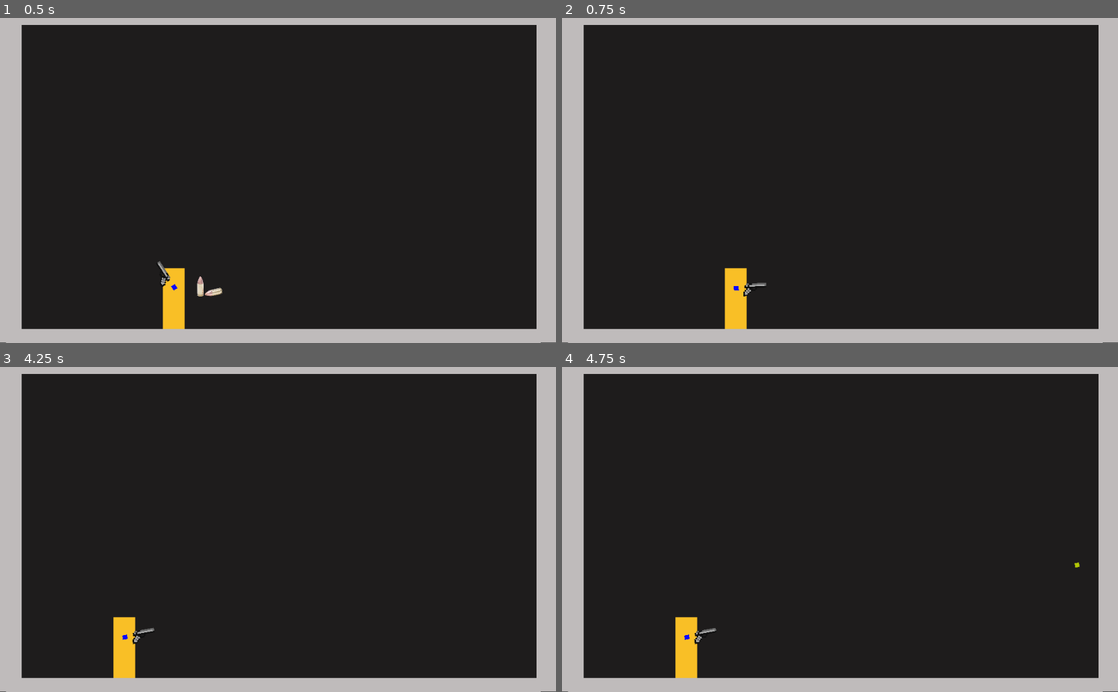
Above: before the commit, frames 1-4 (two rows, left to right).
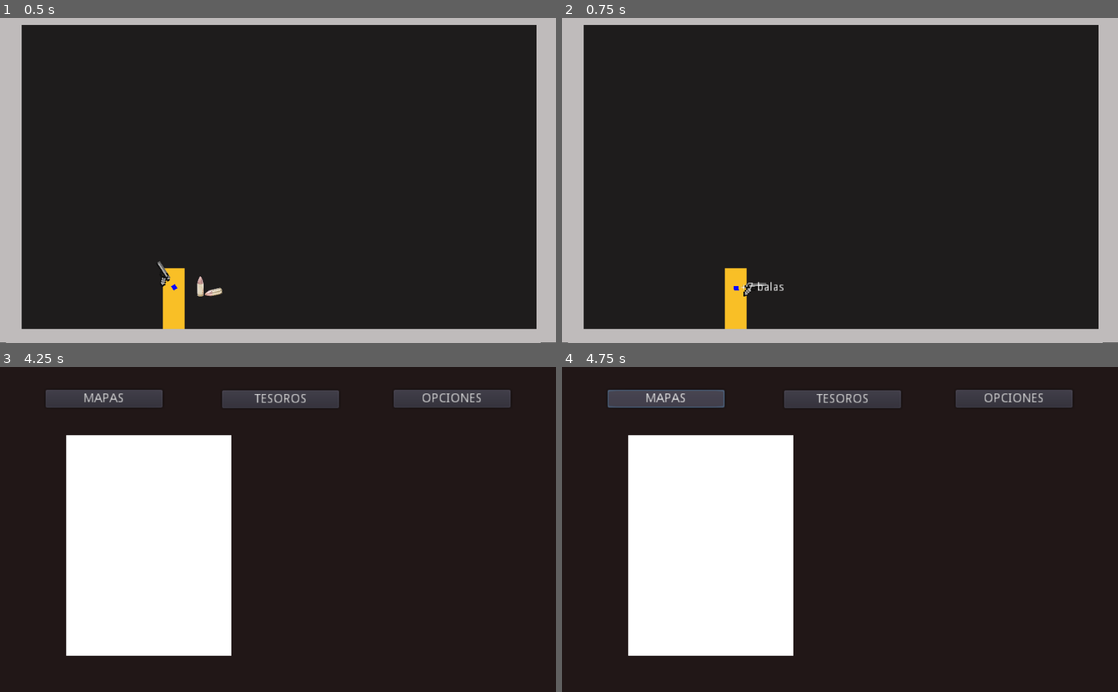
Above: after the commit, the same moments.

Repository: RubyEnoshima/JuegoRE
Game: Godot game, scene res://mapaDebug.tscn
The game is run twice, just before and just after one commit, with the same random seed, the same clock (stepped at 60 frames per second) and the same inputs. Sound files missing from this copy of the repository are replaced by a short silence.
Inputs (mouse positions are in pixels of both pictures, inside the frame that each line leads up to):
- Up to frame 1 (0.5 s): no input
- Up to frame 2 (0.75 s): move the mouse to (773, 287) at 0.52 s; hold Shift (correr) from 0.53 s (still down); tap E (coger) at 0.6 s
- Up to frame 3 (4.25 s): tap Enter at 1.25 s; move the mouse to (166, 545) at 1.27 s; release Shift (correr) at 1.28 s; hold Left (mov_izq) 1.28-2.03 s; tap Shift (correr) at 1.35 s; click (166, 545) at 1.55 s; move the mouse to (333, 458) at 2.02 s; hold Right (mov_der) 2.03-2.78 s; click (333, 458) at 2.1 s; move the mouse to (250, 594) at 2.77 s; tap Right (mov_der) at 2.85 s; tap R (recargar) at 3.05, 3.6 s; tap Space at 3.5 s; move the mouse to (444, 578) at 3.52 s; hold Left (mov_izq) from 3.53 s (still down); tap E (coger) at 3.8 s; tap Escape (menu, bound only after the commit) at 4.15 s
- Up to frame 4 (4.75 s): release Left (mov_izq) at 4.25 s; click (667, 399) at 4.25 s, where only the run after the commit has a clickable "MAPAS"

Frame 1 is identical in both runs. In frame 2, less than 0.1% of the frame differs, in the area x 32-40%, y 81-84%; in frame 3, 37%; in frame 4, 38%, in the area x 0-100%, y 0-100%.

Commit message:
Menú en desarrollo

Diff:
--- /dev/null
+++ b/Escenas/Menu/Menu.tscn
@@ -0,0 +1,62 @@
+[gd_scene format=2]
+
+[node name="MenuPausa" type="Node2D"]
+
+[node name="ColorRect" type="ColorRect" parent="."]
+margin_left = -39.0
+margin_top = -30.0
+margin_right = 1089.0
+margin_bottom = 628.0
+color = Color( 0.133333, 0.0941176, 0.0941176, 1 )
+__meta__ = {
+"_edit_use_anchors_": false
+}
+
+[node name="ColorRect2" type="ColorRect" parent="."]
+margin_left = 122.177
+margin_top = 126.101
+margin_right = 426.177
+margin_bottom = 533.101
+__meta__ = {
+"_edit_use_anchors_": false
+}
+
+[node name="Botones" type="Control" parent="."]
+margin_right = 1027.0
+margin_bottom = 97.0
+__meta__ = {
+"_edit_use_anchors_": false
+}
+
+[node name="Mapas" type="Button" parent="Botones"]
+margin_left = 84.0576
+margin_top = 41.9385
+margin_right = 214.058
+margin_bottom = 61.9385
+rect_scale = Vector2( 1.65681, 1.65681 )
+text = "MAPAS"
+__meta__ = {
+"_edit_use_anchors_": false
+}
+
+[node name="Opciones" type="Button" parent="Botones"]
+margin_left = 725.357
+margin_top = 41.9385
+margin_right = 855.357
+margin_bottom = 61.9385
+rect_scale = Vector2( 1.65681, 1.65681 )
+text = "OPCIONES"
+__meta__ = {
+"_edit_use_anchors_": false
+}
+
+[node name="Tesoros" type="Button" parent="Botones"]
+margin_left = 409.117
+margin_top = 43.1984
+margin_right = 539.117
+margin_bottom = 63.1984
+rect_scale = Vector2( 1.65681, 1.65681 )
+text = "TESOROS"
+__meta__ = {
+"_edit_use_anchors_": false
+}
--- a/Escenas/Objetos/MunicionPistola.tscn
+++ b/Escenas/Objetos/MunicionPistola.tscn
@@ -6,6 +6,9 @@
 
 [sub_resource type="RectangleShape2D" id=1]
 extents = Vector2( 17.2122, 12.5359 )
+
+[sub_resource type="CircleShape2D" id=2]
+radius = 93.0297
 
 [node name="MunicionPistola" instance=ExtResource( 1 )]
 scale = Vector2( 1.52541, 1.52541 )
@@ -16,18 +19,13 @@
 scale = Vector2( 0.170975, 0.174771 )
 texture = ExtResource( 3 )
 
-[node name="ColorRect" type="ColorRect" parent="." index="1"]
-visible = false
-margin_left = -19.4454
-margin_top = -18.7383
-margin_right = 20.5546
-margin_bottom = 21.2617
-color = Color( 1, 0, 0, 1 )
-__meta__ = {
-"_edit_use_anchors_": false
-}
-
-[node name="CollisionShape2D" type="CollisionShape2D" parent="." index="2"]
+[node name="CollisionShape2D" type="CollisionShape2D" parent="." index="1"]
 visible = false
 position = Vector2( 9.75459, -9.72824 )
 shape = SubResource( 1 )
+
+[node name="TextoInteractuado" parent="." index="2"]
+text = "+7 balas"
+
+[node name="CollisionShape2D" parent="Jugador" index="0"]
+shape = SubResource( 2 )
--- a/Escenas/Objetos/ObjetoRecogible.gd
+++ b/Escenas/Objetos/ObjetoRecogible.gd
@@ -2,22 +2,49 @@
 extends Area2D
 
 var aura = preload("res://aura.tres")
+var interactuado = false
 var focus = false
+var jugadorCerca = false
 
 func _ready():
 	input_pickable = true
+	#Warning porque me conozco
+	if $Jugador/CollisionShape2D.shape == null:
+		print("El objeto ",name," no tiene un area de Jugador delimitada!!")
+	if $TextoInteractuado.text == "":
+		print("El objeto ",name," no tiene texto!")
 
 func _process(delta):
-	if focus and Input.is_action_just_pressed("coger"):
+	if focus and Input.is_action_just_pressed("coger") and jugadorCerca:
 		interactuar()
+	if $TextoInteractuado.visible:
+		$TextoInteractuado.rect_position.y -= 0.3
 
 func interactuar():
+	interactuado = true
+	$Sprite.queue_free()
+	$TextoInteractuado.visible = true
+	$Timer.start()
+
+func _on_Objeto_mouse_entered():
+	if !interactuado and jugadorCerca:
+		$Sprite.material = aura
+		focus = true
+
+
+func _on_Objeto_mouse_exited():
+	if !interactuado and jugadorCerca:
+		$Sprite.material = null
+		focus = false
+
+func _on_Timer_timeout():
 	queue_free()
 
-func _on_Objeto_mouse_entered():
-	$Sprite.material = aura
-	focus = true
+func _on_Jugador_body_entered(body):
+	if body is Personaje and !interactuado:
+		jugadorCerca = true
 
-func _on_Objeto_mouse_exited():
-	$Sprite.material = null
-	focus = false
+func _on_Jugador_body_exited(body):
+	if body is Personaje and !interactuado:
+		$Sprite.material = null
+		jugadorCerca = false
--- a/Escenas/Objetos/ObjetoRecogible.tscn
+++ b/Escenas/Objetos/ObjetoRecogible.tscn
@@ -7,5 +7,26 @@
 script = ExtResource( 1 )
 
 [node name="Sprite" type="Sprite" parent="."]
+
+[node name="TextoInteractuado" type="Label" parent="."]
+visible = false
+margin_left = -142.356
+margin_top = -12.5746
+margin_right = 141.644
+margin_bottom = 1.4254
+align = 1
+__meta__ = {
+"_edit_use_anchors_": false
+}
+
+[node name="Timer" type="Timer" parent="."]
+wait_time = 0.5
+
+[node name="Jugador" type="Area2D" parent="."]
+
+[node name="CollisionShape2D" type="CollisionShape2D" parent="Jugador"]
 [connection signal="mouse_entered" from="." to="." method="_on_Objeto_mouse_entered"]
 [connection signal="mouse_exited" from="." to="." method="_on_Objeto_mouse_exited"]
+[connection signal="timeout" from="Timer" to="." method="_on_Timer_timeout"]
+[connection signal="body_entered" from="Jugador" to="." method="_on_Jugador_body_entered"]
+[connection signal="body_exited" from="Jugador" to="." method="_on_Jugador_body_exited"]
--- a/Escenas/Personaje/Personaje.gd
+++ b/Escenas/Personaje/Personaje.gd
@@ -1,5 +1,8 @@
 class_name Personaje
 extends KinematicBody2D
+
+var Menu = preload("res://Escenas/Menu/Menu.tscn")
+var enMenu = false
 
 export (int) var speed = 115
 export (int) var gravity = 4000
@@ -28,42 +31,53 @@
 		$pisadas.play()
 
 func get_input():
-	velocity.x = 0
-	if Input.is_action_pressed("mov_der"):
-		pisadas()
-		velocity.x += speed
-		#$Arma.disabled = true
+	if !enMenu:
+		velocity.x = 0
+		if Input.is_action_pressed("mov_der"):
+			pisadas()
+			velocity.x += speed
+			#$Arma.disabled = true
 
-	if Input.is_action_pressed("mov_izq"):
-		pisadas()
-		velocity.x -= speed
-		#$Arma.disabled = true
+		if Input.is_action_pressed("mov_izq"):
+			pisadas()
+			velocity.x -= speed
+			#$Arma.disabled = true
 
-	if !velocity.x or Input.is_action_just_released("mov_der") or Input.is_action_just_released("mov_izq"):
-		$pisadas.stop()
+		if Inventario.pistola: #Esto esta mal!!!!!!!!!!!!
+			if Input.is_action_just_pressed("disparo"):
+				$Arma.disparar()
+			elif Input.is_action_just_pressed("recargar"):
+				$Arma.recargar()
 
-	if Input.is_action_pressed("correr") and !corriendo:
-		corriendo = true
-		speed *= 2.7
-	elif Input.is_action_just_released("correr") and corriendo:
-		corriendo = false
-		speed /= 2.7
+		if !velocity.x or Input.is_action_just_released("mov_der") or Input.is_action_just_released("mov_izq"):
+			$pisadas.stop()
 
-	var mouse = get_global_mouse_position()
-	if mouse.x >= position.x:
-		if !derecha:
-			derecha = true
-		$Sprite.flip_h = !$Sprite.flip_h
-	elif mouse.x < position.x:
-		if derecha:
-			derecha = false
-		$Sprite.flip_h = !$Sprite.flip_h
+		if Input.is_action_pressed("correr") and !corriendo:
+			corriendo = true
+			speed *= 2.7
+		elif Input.is_action_just_released("correr") and corriendo:
+			corriendo = false
+			speed /= 2.7
 
-	if Inventario.pistola: #Esto esta mal!!!!!!!!!!!!
-		if Input.is_action_just_pressed("disparo"):
-			$Arma.disparar()
-		elif Input.is_action_just_pressed("recargar"):
-			$Arma.recargar()
+		var mouse = get_global_mouse_position()
+		if mouse.x >= position.x:
+			if !derecha:
+				derecha = true
+			$Sprite.flip_h = !$Sprite.flip_h
+		elif mouse.x < position.x:
+			if derecha:
+				derecha = false
+			$Sprite.flip_h = !$Sprite.flip_h
+
+
+	if Input.is_action_just_pressed("menu"):
+		var m = Menu.instance()
+		var children = get_parent().get_children()
+		for child in children:
+			child.visible = false
+		get_parent().add_child(m)
+		enMenu = true
+		#get_tree().change_scene("res://Escenas/Menu/Menu.tscn")
 
 func _physics_process(delta):
 	get_input()
--- a/project.godot
+++ b/project.godot
@@ -87,6 +87,11 @@
 , Object(InputEventMouseButton,"resource_local_to_scene":false,"resource_name":"","device":0,"alt":false,"shift":false, …(202 unchanged characters)…
  ]
 }
+menu={
+"deadzone": 0.5,
+"events": [ Object(InputEventKey,"resource_local_to_scene":false,"resource_name":"","device":0,"alt":false,"shift":false,"control":false,"meta":false,"command":false,"pressed":false,"scancode":16777217,"unicode":0,"echo":false,"script":null)
+ ]
+}
 
 [rendering]
 
Not shown: 1 places in Escenas/Objetos/MunicionPistola.tscn that only renumber resources
